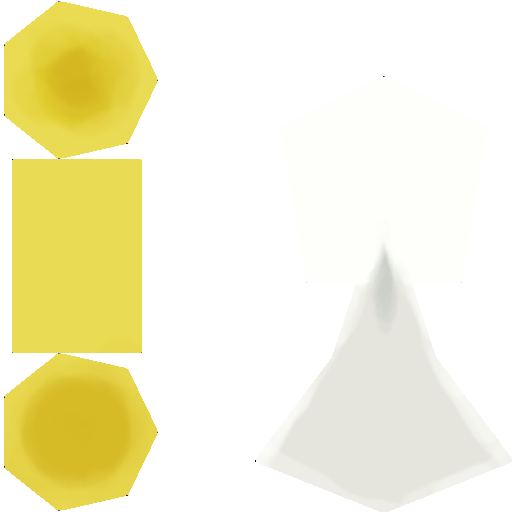
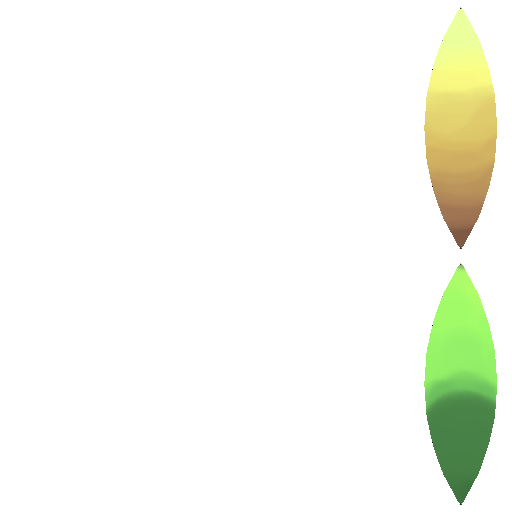
Comparing the layer stacks of the two (512, 512) images. Changes:
painted on "Colors" over [4, 2, 512, 512]
painted on "Blocks" over [4, 2, 512, 512]
painted on "UV Map" over [4, 1, 512, 512]
